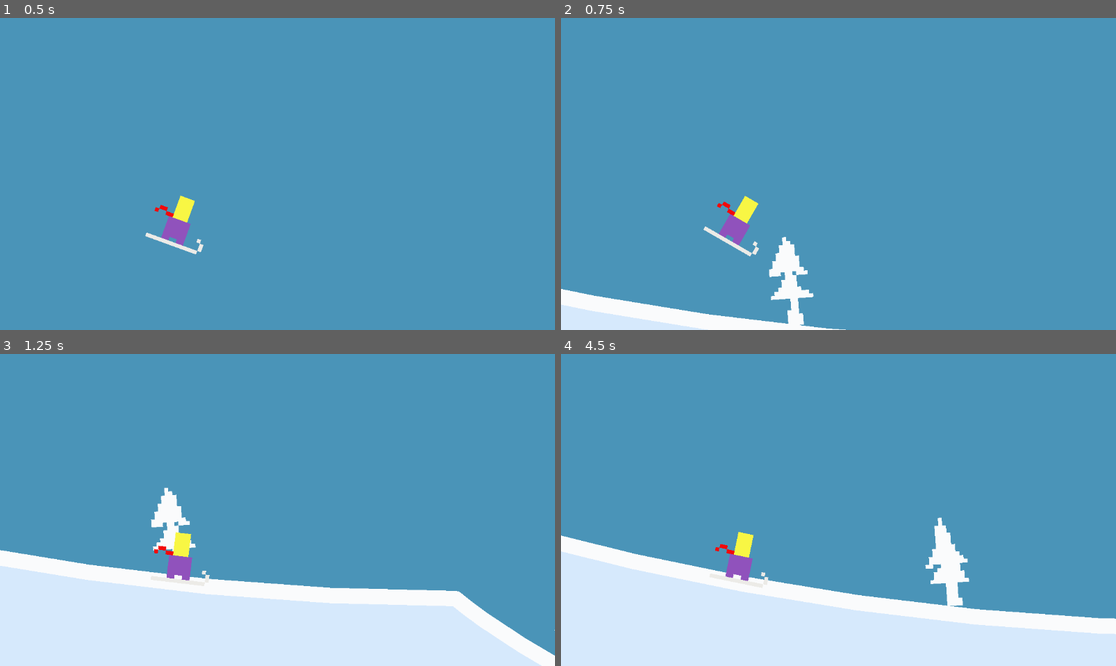
Above: before the commit, frames 1-4 (two rows, left to right).
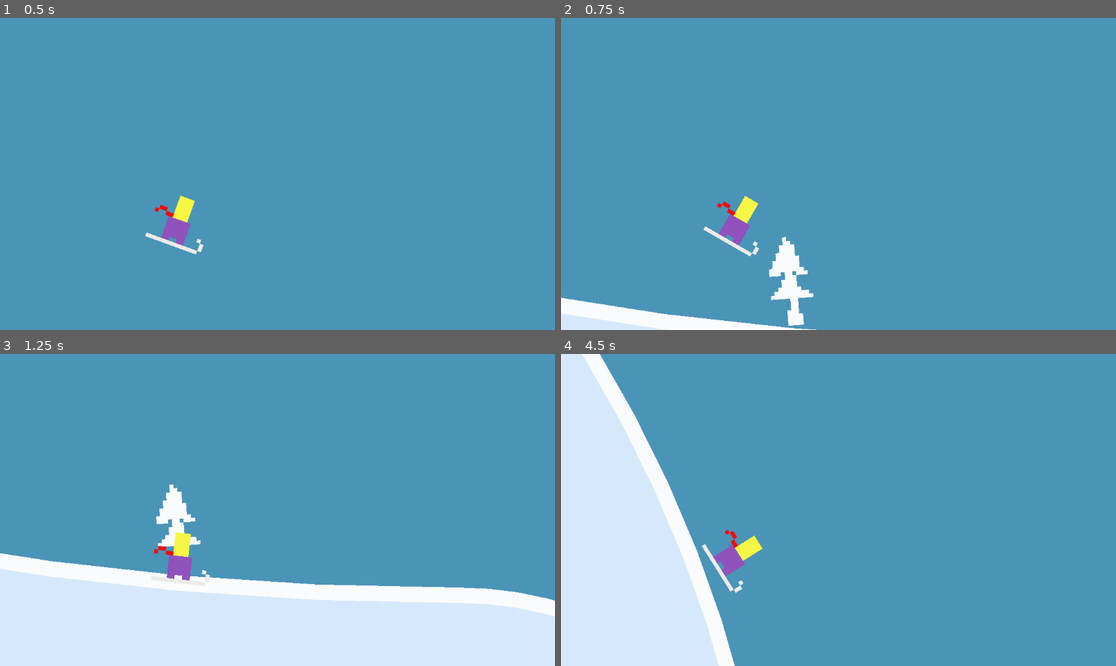
Above: after the commit, the same moments.

Repository: martindzejky/powder-panic
Game: Godot game, scene res://main.tscn
The game is run twice, just before and just after one commit, with the same random seed, the same clock (stepped at 60 frames per second) and the same inputs.
Inputs:
- Up to frame 1 (0.5 s): no input
- Up to frame 2 (0.75 s): no input
- Up to frame 3 (1.25 s): tap Space (jump) at 0.77 s
- Up to frame 4 (4.5 s): tap Space (jump) at 1.52, 3.02, 3.77 s

Frame 1 is identical in both runs. In frame 2, 1.4% of the frame differs, in the area x 0-52%, y 86-100%; in frame 3, 4.4%; in frame 4, 29%, in the area x 0-100%, y 0-100%.
Error after the commit: Assertion failed: No chunks to spawn for the end angle: 80.0° (res://terrain/generator.gd:39)

Commit message:
generator respects smooth angles

Diff:
--- a/chunks/chunk.gd
+++ b/chunks/chunk.gd
@@ -35,11 +35,24 @@
 func get_start_point():
   return path.curve.get_point_position(0)
 
+func get_start_angle():
+  var start_dir = path.curve.get_point_out(0)
+  var start_angle = rad_to_deg(start_dir.angle())
+  var start_angle_180 = fmod(start_angle + 180.0, 360.0) - 180.0
+  return roundf(start_angle_180 * 100) / 100
+
 func get_end_point():
   return path.curve.get_point_position(path.curve.get_point_count() - 1)
 
+func get_end_angle():
+  var end_dir = path.curve.get_point_in(path.curve.get_point_count() - 1)
+  var end_angle = rad_to_deg(end_dir.angle()) + 180.0
+  var end_angle_180 = fmod(end_angle + 180.0, 360.0) - 180.0
+  return roundf(end_angle_180 * 100) / 100
+
 func snap_angles():
-  # This is a tool function which snaps both the start and end angles of the chunk to the nearest 20 degree angle
+  # This is a tool function which snaps both the start and end angles
+  # of the chunk to the nearest 20 degree angle
   var start_dir = path.curve.get_point_out(0)
   var end_dir = path.curve.get_point_in(path.curve.get_point_count() - 1)
 
--- a/chunks/chunk.tscn
+++ b/chunks/chunk.tscn
@@ -5,7 +5,7 @@
 
 [sub_resource type="Curve2D" id="Curve2D_jnpik"]
 _data = {
-"points": PackedVector2Array(-34.4007, -24.5416, 32.3712, 27.1626, 0, 0, -176.741, -1.54511e-05, 176.687, -4.33089, 351, 99)
+"points": PackedVector2Array(-32.0298, -25.797, 31.5047, 26.4356, 0, 0, -206.799, -1.80789e-05, 206.785, -2.38983, 351, 99)
 }
 point_count = 2
 
--- a/chunks/chunk2.tscn
+++ b/chunks/chunk2.tscn
@@ -5,13 +5,13 @@
 
 [sub_resource type="Curve2D" id="Curve2D_ollh0"]
 _data = {
-"points": PackedVector2Array(-186.797, -3.49434, 186.797, 3.49434, 0, 0, -136.519, -11.3175, 136.519, 11.3175, 364, 306)
+"points": PackedVector2Array(-186.797, -3.49434, 186.83, 0, 0, 0, -136.987, -1.19758e-05, 136.519, 11.3175, 364, 306)
 }
 point_count = 2
 
 [node name="chunk" instance=ExtResource("1_ollh0")]
 
-[node name="path" parent="." index="0"]
+[node name="path" parent="." index="1"]
 curve = SubResource("Curve2D_ollh0")
 
 [node name="trees" type="Node2D" parent="." index="5"]
--- a/chunks/chunk3.tscn
+++ b/chunks/chunk3.tscn
@@ -5,13 +5,13 @@
 
 [sub_resource type="Curve2D" id="Curve2D_64xdx"]
 _data = {
-"points": PackedVector2Array(-71.5876, 15.9638, 71.5876, -15.9638, 0, 0, -30.2662, -90.4592, 30.2662, 90.4592, 172, 203)
+"points": PackedVector2Array(-78.6127, -2.94604, 78.6678, 0, 0, 0, -16.564, -93.939, 30.2662, 90.4592, 172, 203)
 }
 point_count = 2
 
 [node name="chunk" instance=ExtResource("1_idh0g")]
 
-[node name="path" parent="." index="0"]
+[node name="path" parent="." index="1"]
 curve = SubResource("Curve2D_64xdx")
 
 [node name="trees" type="Node2D" parent="." index="5"]
--- a/chunks/chunk4.tscn
+++ b/chunks/chunk4.tscn
@@ -1,41 +1,5 @@
-[gd_scene load_steps=4 format=3 uid="uid://psdfrnmixpj3"]
+[gd_scene load_steps=2 format=3 uid="uid://c5ffbxt3yn5e6"]
 
 [ext_resource type="PackedScene" uid="uid://btnol5clr6iy1" path="res://chunks/base.tscn" id="1_nwskw"]
-[ext_resource type="PackedScene" uid="uid://dis1gi3l3tqjx" path="res://objects/tree.tscn" id="2_8qs44"]
-
-[sub_resource type="Curve2D" id="Curve2D_dl4sa"]
-_data = {
-"points": PackedVector2Array(-76.4787, -30.2789, 76.4787, 30.2789, 0, 0, -211.814, 68.6695, 211.814, -68.6695, 334, -20)
-}
-point_count = 2
 
 [node name="chunk" instance=ExtResource("1_nwskw")]
-
-[node name="path" parent="." index="0"]
-curve = SubResource("Curve2D_dl4sa")
-
-[node name="tree" parent="polygon" index="0" instance=ExtResource("2_8qs44")]
-position = Vector2(92, 28)
-rotation = -0.0350878
-
-[node name="tree2" parent="polygon" index="1" instance=ExtResource("2_8qs44")]
-position = Vector2(108, 29)
-rotation = -0.0350878
-
-[node name="tree3" parent="polygon" index="2" instance=ExtResource("2_8qs44")]
-position = Vector2(152, 27)
-rotation = -0.0350878
-
-[node name="tree4" parent="polygon" index="3" instance=ExtResource("2_8qs44")]
-position = Vector2(168, 25)
-rotation = -0.133848
-
-[node name="tree5" parent="polygon" index="4" instance=ExtResource("2_8qs44")]
-position = Vector2(277, 1.90735e-06)
-rotation = -0.133848
-
-[node name="tree6" parent="polygon" index="5" instance=ExtResource("2_8qs44")]
-position = Vector2(291, -4)
-rotation = -0.189967
-
-[node name="trees" type="Node2D" parent="." index="5"]
--- a/chunks/chunk_debug.gd
+++ b/chunks/chunk_debug.gd
@@ -52,9 +52,19 @@
   draw_line(end_point, end_point - end_dir, Color.RED, 2)
 
   # Display the angles
-  var start_angle = roundf(rad_to_deg(start_dir.angle()) * 100) / 100
-  var end_angle = roundf((rad_to_deg(end_dir.angle()) + 180.0) * 100) / 100
+  var start_angle_rounded = calculate_start_angle(start_dir)
+  var end_angle_rounded = calculate_end_angle(end_dir)
   var offset = Vector2(0, -16)
 
-  draw_string(default_font, start_point + offset, str(start_angle) + '°', HORIZONTAL_ALIGNMENT_CENTER, -1, 16, Color.RED)
-  draw_string(default_font, end_point + offset, str(end_angle) + '°', HORIZONTAL_ALIGNMENT_CENTER, -1, 16, Color.RED)
+  draw_string(default_font, start_point + offset, str(start_angle_rounded) + '°', HORIZONTAL_ALIGNMENT_CENTER, -1, 16, Color.RED)
+  draw_string(default_font, end_point + offset, str(end_angle_rounded) + '°', HORIZONTAL_ALIGNMENT_CENTER, -1, 16, Color.RED)
+
+func calculate_start_angle(direction: Vector2) -> float:
+  var angle = rad_to_deg(direction.angle())
+  var angle_180 = fmod(angle + 180.0, 360.0) - 180.0
+  return roundf(angle_180 * 100) / 100
+
+func calculate_end_angle(direction: Vector2) -> float:
+  var angle = rad_to_deg(direction.angle()) + 180.0
+  var angle_180 = fmod(angle + 180.0, 360.0) - 180.0
+  return roundf(angle_180 * 100) / 100
--- a/terrain/generator.gd
+++ b/terrain/generator.gd
@@ -4,15 +4,23 @@
 
 var min_chunks = 20
 var current_chunk: Node2D
+var chunk_instances: Array[Chunk] = []
 
 func _ready():
   assert(get_child_count() > 0, 'The generator should start with at least one child chunk!')
 
   current_chunk = get_child(0)
+  create_chunk_instances()
   ensure_minimum_chunks()
 
 func _process(_delta):
   ensure_minimum_chunks()
+
+func create_chunk_instances():
+  # We need to pre-create all chunks so we can access their start and end angles
+  for chunk in chunks:
+    var chunk_instance = chunk.instantiate()
+    chunk_instances.append(chunk_instance)
 
 func ensure_minimum_chunks():
   # Count current chunks (all children are assumed to be chunks)
@@ -24,9 +32,14 @@
     chunk_count += 1
 
 func spawn_chunk():
+  var last_chunk_end_angle = current_chunk.get_end_angle()
+
+  # Filter which chunks match the last chunk's end angle
+  var matching_chunks: Array[Chunk] = chunk_instances.filter(func(chunk): return chunk.get_start_angle() == last_chunk_end_angle)
+  assert(matching_chunks.size() > 0, 'No chunks to spawn for the end angle: ' + str(last_chunk_end_angle) + '°')
+
   # Choose a random chunk from the array
-  var new_chunk_scene = chunks.pick_random()
-  var new_chunk = new_chunk_scene.instantiate()
+  var new_chunk = matching_chunks.pick_random().duplicate()
 
   # Get the end point of the current chunk
   var last_point = current_chunk.get_end_point()
Not shown: 1 places in terrain/generator.tscn that only renumber resources
